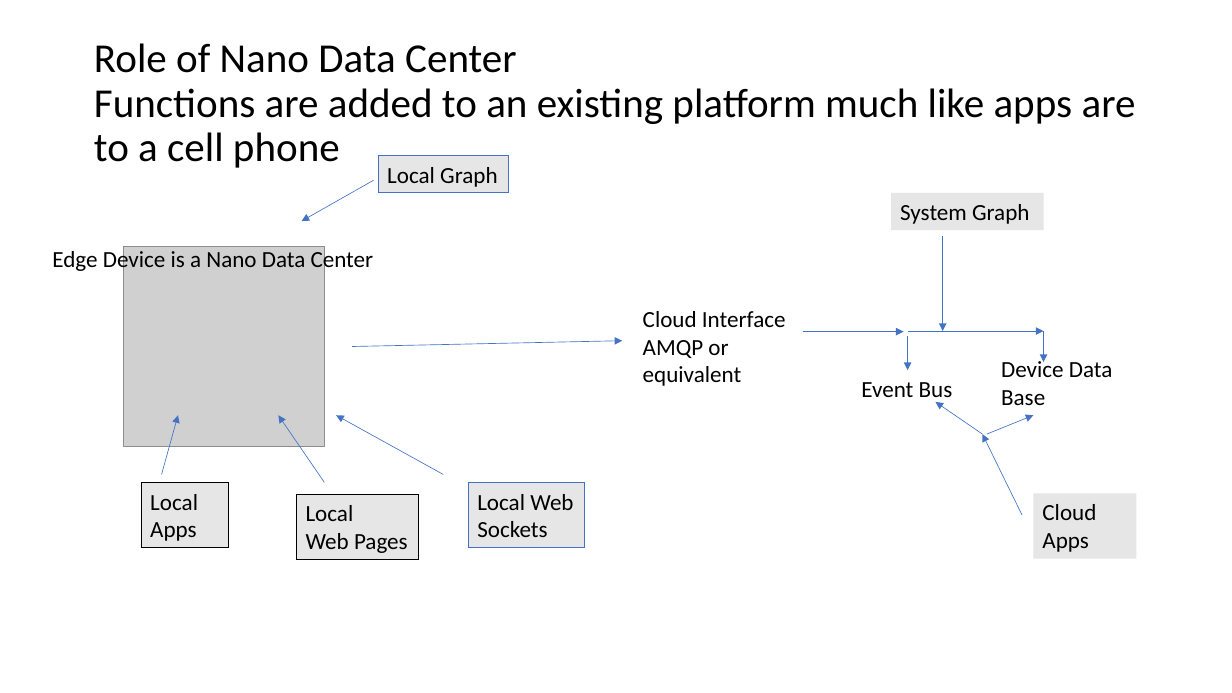
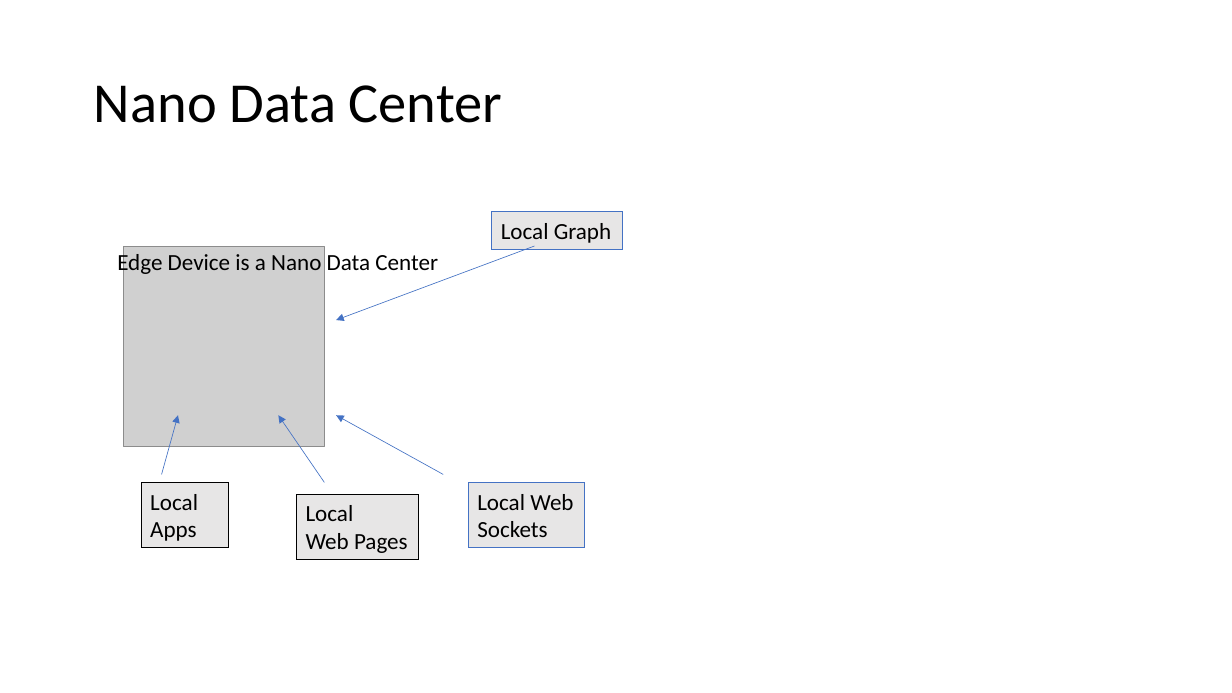
Before and after one commit to NanoDataCenter/nano_data_center, a slide deck: slide 2 of presentations/session_1/Components of a Data Center [Autosaved].pptx (slide 6 before the commit). Drawn at 1232x693 pixels with LibreOffice and Linux fonts; fonts in the diff are those of the drawing; grey boxes stand for pictures. Boxes give left, top, right and bottom in pixels: in the first picture for what was removed or moved away, otherwise in the second. Text is boxed around its words. In the diff, an @@ line names an element or a change of style, - is before the commit and + after.

```diff
--- a/presentations/session_1/Components of a Data Center [Autosaved].pptx
+++ b/presentations/session_1/Components of a Data Center [Autosaved].pptx
@@ title at (94, 85, 502, 123): text changed; size 32 to 44 pt @@
-Role of Nano Data Center
-Functions are added to an existing platform much like apps are to a cell phone
+Nano Data Center
@@ arrow removed from (373, 180) to (301, 221) @@
@@ rectangle removed at (891, 193, 1043, 230) @@
-System Graph
@@ rectangle "Local Graph": place and size @@
-rectangle "Local Graph" at (378, 155, 508, 192)
+rectangle "Local Graph" at (492, 212, 622, 249)
@@ arrow removed from (943, 237) to (943, 331) @@
@@ text "Edge Device is a Nano ...": place and size @@
-text "Edge Device is a Nano ..." at (52, 248, 374, 274)
+text "Edge Device is a Nano ..." at (117, 250, 438, 276)
@@ arrow moved from (352, 347) - (622, 341) to (534, 246) - (336, 320) @@
@@ text removed at (643, 311, 786, 386) @@
-Cloud Interface
-AMQP or
-equivalent
@@ arrow removed from (803, 332) to (904, 332) @@
@@ arrow removed from (908, 331) to (1043, 331) @@
@@ arrow removed from (908, 336) to (908, 371) @@
@@ text removed at (1001, 358, 1113, 405) @@
-Device Data
-Base
@@ arrow removed from (1043, 331) to (1043, 362) @@
@@ text removed at (861, 382, 953, 404) @@
-Event Bus
@@ arrow removed from (982, 434) to (935, 402) @@
@@ arrow removed from (987, 434) to (1033, 415) @@
@@ arrow removed from (1022, 515) to (982, 434) @@
@@ rectangle removed at (1033, 494, 1137, 559) @@
-Cloud Apps
```
Also in this commit, not shown: 3 other slides changed, 18 slides added, 10 slides removed, 1 other file.
